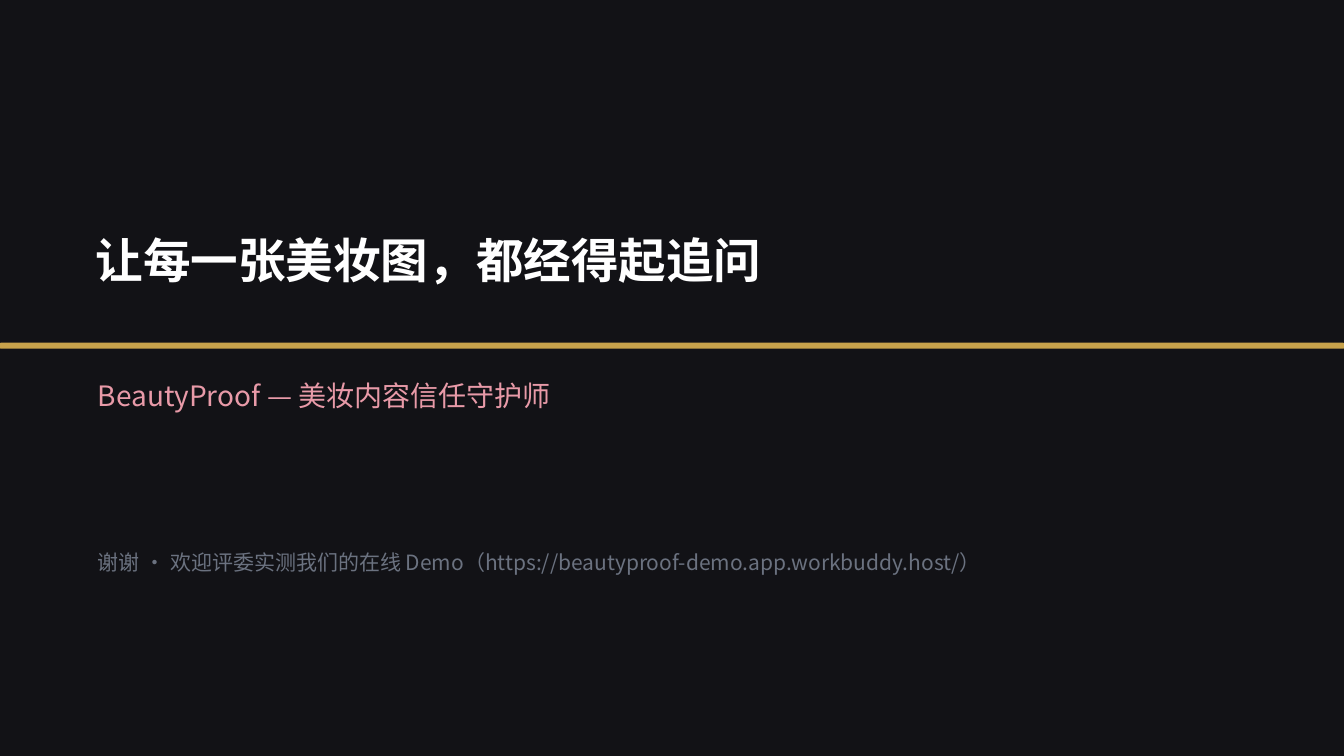
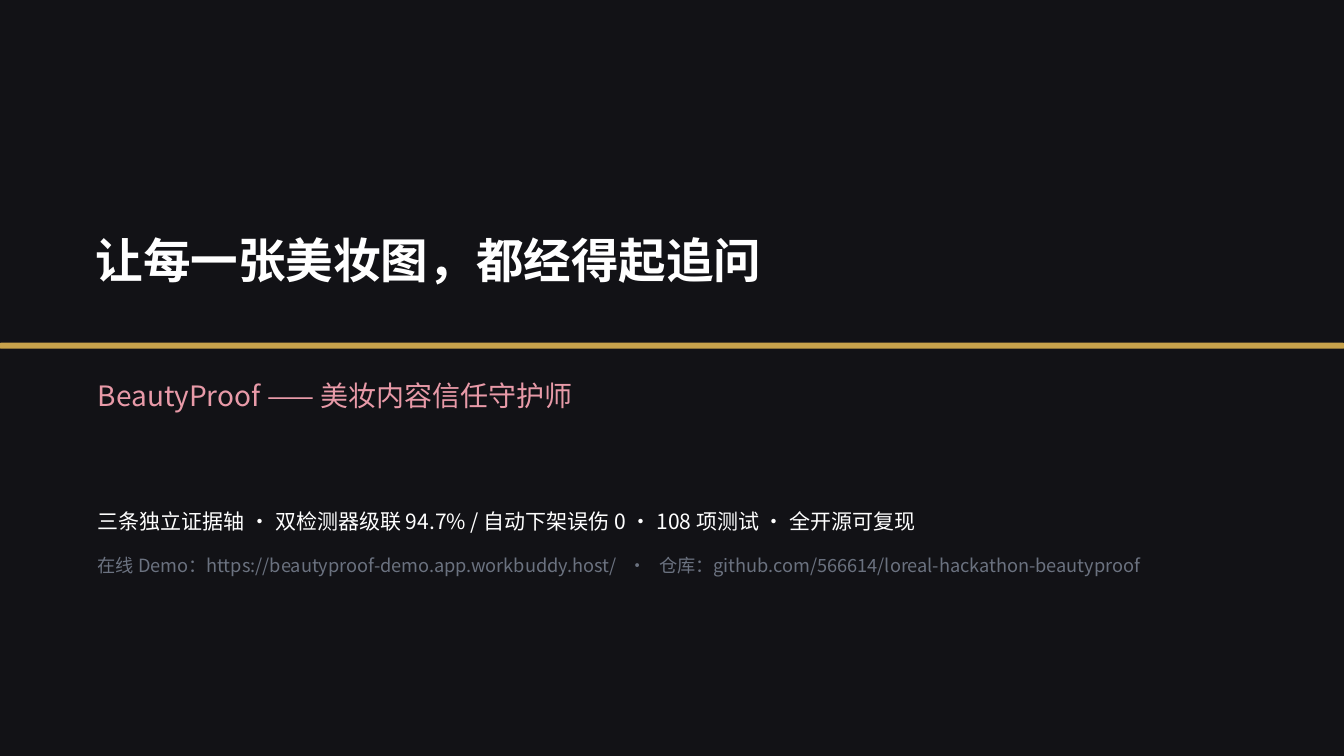
Before and after one commit to 566614/loreal-hackathon-beautyproof, a slide deck: slide 20 of docs/BeautyProof_答辩PPT.pptx (slide 15 before the commit). Drawn at 1344x756 pixels with LibreOffice and Linux fonts; fonts in the diff are those of the drawing. Boxes give left, top, right and bottom in pixels: in the first picture for what was removed or moved away, otherwise in the second. Text is boxed around its words. In the diff, an @@ line names an element or a change of style, - is before the commit and + after.

Commit message:
冲一档收尾：20页PPT重做 + 10屏录屏页 + 5商业数字查证 + 测试包格式齐整
演示材料（初赛三交付物之两）：
- demo/video_walkthrough.html 重做为 10 屏，主线从「八工具平铺」改为
  「三轴互补 → 双检测器级联 → 工具消融实证」，屏内动画完成即自动步进
- docs/演示视频脚本_v2.md：2分20秒旁白稿，附 5+5 评审埋点对照与录制贴士
- tools/make_defense_pptx.py 重写：15 页 → 20 页，补频域/级联/消融/评论/溯源/
  法条引擎/v5v7负面结果归档/诚实边界；5+5 自评改真实值 ≈41/50（原 43-47 虚高）
- tools/make_submit_dataset.py：纯视觉样本也必带 文案.txt（显式声明无配文，
  不伪造配文），测试包 7/7 格式齐整（原先 4 个样本缺文案文件）

商业数字自行查证（原 5 个数字空白，等阮给）：
- results/commercial_numbers.json + docs/商业数字调研_2026-10-02.md
- N1 全渠道交易额 11042.45 亿/年（确证·官方）；N2 营销盘子 ≈5521 亿/年
  （费率 50% 为五家上市公司 2025 年报实测）；N3 违规损失 0.4-6 亿/年（估算）
- N4 单案 20万-100万、严重 100万-200万（广告法55条原文 + 杭州讯犹 17.55 万实测）
- N5 TAM 6-9 亿 / SAM 5-15 亿 / SOM 0.3-1.5 亿（双路径交叉 + 敏感性）
- 每项带 source_url、置信度分级（确证-官方/确证-第三方/估算）与 QA 话术

验证：pytest 114 passed（新增 tests/test_submit_dataset.py 6 项，钉死提交包格式回归）
PPT 20 页重建、0 处溢出；测试包 7/7 格式校验通过。

```diff
--- a/docs/BeautyProof_答辩PPT.pptx
+++ b/docs/BeautyProof_答辩PPT.pptx
@@ text at box(98, 382, 572, 413): text changed @@
-BeautyProof — 美妆内容信任守护师
+BeautyProof —— 美妆内容信任守护师
@@ text at box(98, 511, 916, 531): text changed; text colour #6B7280 to #FFFFFF @@
-谢谢 · 欢迎评委实测我们的在线 Demo（https://beautyproof-demo.app.workbuddy.host/）
+三条独立证据轴 · 双检测器级联 94.7% / 自动下架误伤 0 · 108 项测试 · 全开源可复现
@@ text added at box(98, 557, 1140, 577), 13 pt, text #6B7280 @@
+在线 Demo：https://beautyproof-demo.app.workbuddy.host/ · 仓库：github.com/566614/loreal-hackathon-beautyproof
```
Also in this commit, not shown: 6 other slides changed, 13 slides added, 8 slides removed, 9 other files.
